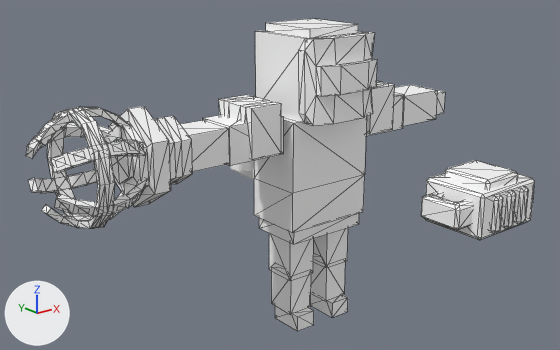
The FBX model Assets/Models/Entity/Model_Iceland_Soldier5.fbx as it was, and as the next commit left it.
Camera for both pictures: a 50 mm camera at (-4.55, -5.24, 3.6) aimed at (-0.68, -0.41, 1.66). The axes (+X, +Y, +Z) are drawn at lower left. The lights are the same throughout. Mesh edges are drawn as thin lines on the coarser meshes. Where no turn or scale is listed for an object, it has been applied to the vertices.

The older version as bpy lines, for what is in view:
```python
me_mesh = bpy.data.meshes.new('Mesh')
me_mesh.from_pydata(...)  # 434 vertices, 660 faces; spans x -0.563..0.563, y -0.467..0.467, z -0.467..0.467
me_mesh.materials.append(mat_lambert316)  # its picture is missing
me_mesh_001 = bpy.data.meshes.new('Mesh.001')
me_mesh_001.from_pydata(...)  # 272 vertices, 460 faces; spans x -1.68..1.68, y -0.57..0.41, z 0.0..2.83
me_mesh_001.materials.append(mat_lambert316)  # its picture is missing
me_mesh_002 = bpy.data.meshes.new('Mesh.002')
me_mesh_002.from_pydata(...)  # 260 vertices, 414 faces; spans x -0.459..0.459, y -0.296..0.296, z -0.202..0.202
me_mesh_002.materials.append(mat_lambert316)  # its picture is missing
ob_polysurface27 = bpy.data.objects.new('polySurface27', me_mesh)
ob_polysurface27.location = (-2.0, 0.0, 1.916)
ob_sf_character_kejibudui4_001 = bpy.data.objects.new('SF_Character_kejibudui4.001', me_mesh_001)
ob_sf_character_kejibudui4_001.location = (0.0, 0.0, 0.0)
ob_sf_character_kejibudui4_zhadan = bpy.data.objects.new('SF_Character_kejibudui4_zhadan', me_mesh_002)
ob_sf_character_kejibudui4_zhadan.location = (0.0, -1.911, 1.734)
```
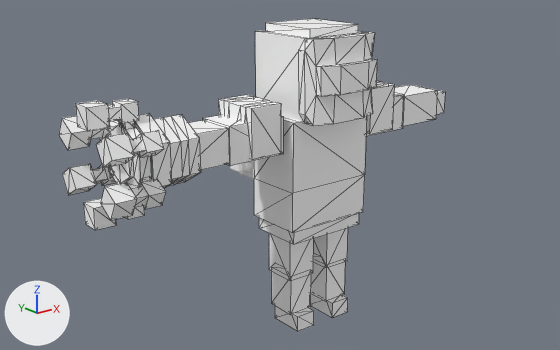
What the commit changed:
me_mesh is used by ob_polysurface27; location (-2.0, 0.0, 1.916).
me_mesh had 434 vertices, 660 faces and spanned x -0.563..0.563, y -0.467..0.467, z -0.467..0.467.
me_mesh now has 266 vertices, 480 faces and spans x -0.426..0.426, y -0.454..0.454, z -0.473..0.473.
me_mesh part 1: a new loose piece, a box spanning x -0.14..0.004, y -0.072..0.072, z -0.457..-0.313, in mat_lambert316 (its picture is missing).
me_mesh part 2: a new loose piece, a box spanning x -0.14..0.004, y -0.072..0.072, z 0.313..0.457, in mat_lambert316 (its picture is missing).
me_mesh part 3: the loose piece of 74 vertices spanning x 0.053..0.563, y -0.345..0.345, z -0.399..0.399 is rebuilt with 74 vertices and now spans x -0.151..0.426, y -0.29..0.29, z -0.334..0.334.
me_mesh part 4: the loose piece of 28 vertices spanning x -0.563..0.159, y 0.178..0.416, z 0.074..0.269 is rebuilt with 24 vertices and now spans x -0.426..-0.027, y 0.197..0.454, z 0.072..0.313.
me_mesh part 5: the loose piece of 28 vertices spanning x -0.563..0.159, y -0.416..-0.178, z -0.269..-0.074 is rebuilt with 24 vertices and now spans x -0.426..-0.027, y -0.454..-0.197, z -0.313..-0.072.
me_mesh part 6: the loose piece of 28 vertices spanning x -0.563..0.159, y -0.05..0.05, z -0.452..-0.234 is rebuilt with 24 vertices and now spans x -0.426..-0.027, y -0.088..0.088, z -0.473..-0.256.
me_mesh part 7: the loose piece of 28 vertices spanning x -0.563..0.159, y -0.416..-0.178, z 0.074..0.269 is rebuilt with 24 vertices and now spans x -0.426..-0.027, y -0.454..-0.197, z 0.072..0.313.
me_mesh part 8: the loose piece of 28 vertices spanning x -0.563..0.159, y 0.178..0.416, z -0.269..-0.074 is rebuilt with 24 vertices and now spans x -0.426..-0.027, y 0.197..0.454, z -0.313..-0.072.
me_mesh part 9: the loose piece of 28 vertices spanning x -0.563..0.159, y -0.05..0.05, z 0.234..0.452 is rebuilt with 24 vertices and now spans x -0.426..-0.027, y -0.088..0.088, z 0.256..0.473.
me_mesh part 10: 30 loose pieces with 120 vertices, spanning x -0.54..0.136, y -0.401..0.401, z -0.448..0.448, are deleted.
Part 11, on me_mesh:
72 vertices are removed from x -0.32..-0.206, y -0.467..0.467, z -0.467..0.467.
144 faces are deleted.
16 vertices are added at x -0.14, y -0.432..0.432, z -0.291..0.291.
16 new vertices lie (0.144, 0.0, 0.0) away from vertices in x -0.14, y -0.432..0.432, z -0.291..0.291.
48 new faces join them.
Object 'polySurface27' (ob_polysurface27) moves from (-2.0, 0.0, 1.916) to (-1.787, 0.0, 1.916).
Object 'SF_Character_kejibudui4_zhadan' (ob_sf_character_kejibudui4_zhadan) is deleted.

Boxes (x1, y1, x2, y2) around the edits, measured in the pictures (560 x 350 px):
'polySurface27', reshaped, moved (14% narrower, 6% taller): before (26, 106, 192, 229); after (59, 99, 201, 230)
'SF_Character_kejibudui4_zhadan', deleted: before (421, 160, 535, 240)
part 1 of me_mesh, added: after (125, 205, 144, 219)
part 2 of me_mesh, added: after (112, 99, 139, 123)
part 3 of me_mesh, rebuilt: before (107, 106, 192, 207); after (107, 114, 201, 189)
part 4 of me_mesh, rebuilt (35% narrower): before (26, 123, 111, 159); after (59, 116, 114, 150)
part 5 of me_mesh, rebuilt: before (55, 178, 148, 217); after (101, 178, 152, 220)
part 6 of me_mesh, rebuilt: before (41, 191, 127, 227); after (83, 198, 117, 230)
part 7 of me_mesh, rebuilt: before (50, 140, 146, 173); after (96, 133, 145, 168)
part 8 of me_mesh, rebuilt: before (28, 169, 97, 193); after (62, 164, 112, 195)
part 9 of me_mesh, rebuilt (39% narrower, 22% shorter): before (34, 107, 131, 146); after (76, 101, 135, 131)
part 10 of me_mesh, deleted: before (39, 107, 146, 214)
part 11 of me_mesh, cut back: before (47, 106, 115, 229); after (98, 120, 166, 209)
